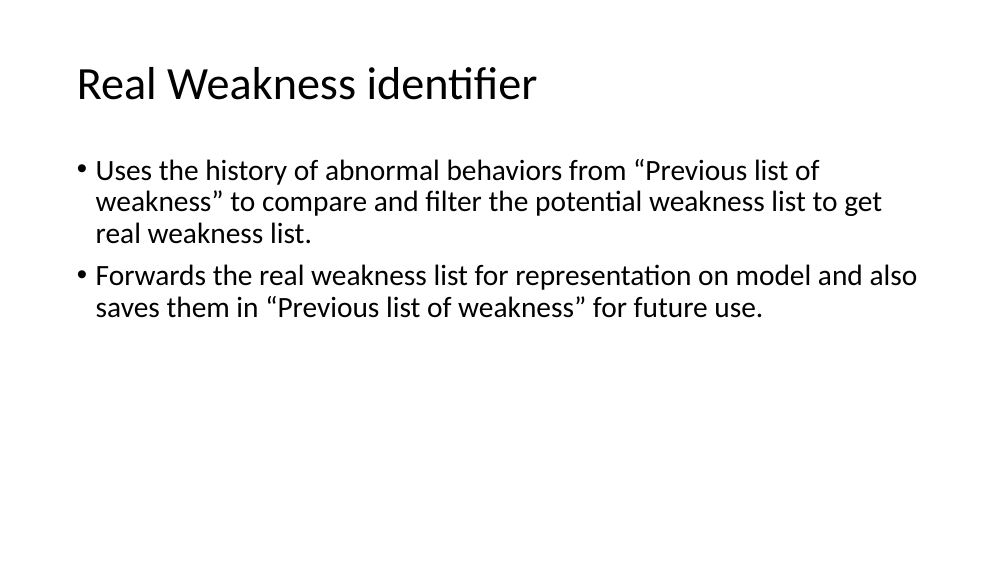
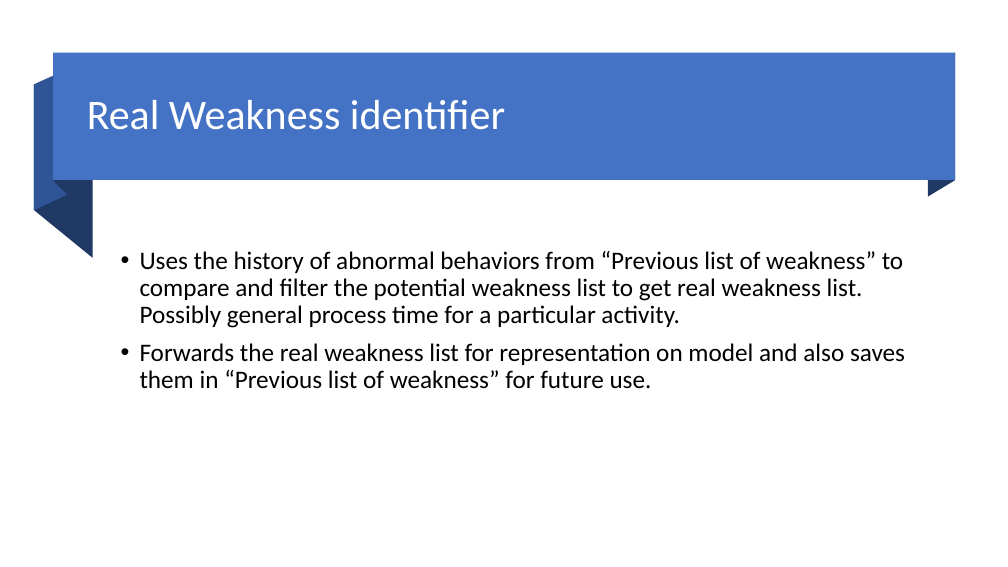
Before and after one commit to deepak-sateesh/processmining, a slide deck: slide 5 of Presentations/Presentation8.pptx. Drawn at 1008x567 pixels with LibreOffice and Linux fonts; fonts in the diff are those of the drawing. Boxes give left, top, right and bottom in pixels: in the first picture for what was removed or moved away, otherwise in the second. Text is boxed around its words. In the diff, an @@ line names an element or a change of style, - is before the commit and + after.

Commit message:
df added to 1 weakness

```diff
--- a/Presentations/Presentation8.pptx
+++ b/Presentations/Presentation8.pptx
@@ rectangle added at box(53, 53, 955, 181), fill #4472C4 @@
@@ freeform shape added at box(54, 53, 67, 194), fill #203864 @@
@@ freeform shape added at box(928, 53, 955, 197), fill #203864 @@
@@ freeform shape added at box(34, 85, 93, 258), fill #203864 @@
@@ freeform shape added at box(34, 70, 67, 211), fill #2F5597 @@
@@ title "Real Weakness identifier": place and size @@
-title "Real Weakness identifier" at box(77, 67, 538, 100)
+title "Real Weakness identifier" at box(87, 100, 505, 130)
@@ title "Real Weakness identifier" at box(87, 100, 505, 130): size 44 to 40 pt, text colour #000000 to #FFFFFF @@
@@ text "Uses the history of abnormal ...": place and size @@
-text "Uses the history of abnormal ..." at box(96, 159, 918, 318)
+text "Uses the history of abnormal ..." at box(140, 251, 905, 389)
@@ text "Uses the history of abnormal ..." at box(140, 251, 905, 389): vertical alignment top to middle @@
@@ text at box(140, 251, 903, 328): text changed; size 28 to 24 pt @@
-• Uses the history of abnormal behaviors from “Previous list of weakness” to compare and filter the potential weakness list to get real weakness list.
+• Uses the history of abnormal behaviors from “Previous list of weakness” to compare and filter the potential weakness list to get real weakness list. Possibly general process time for a particular activity.
@@ text at box(140, 343, 905, 389): size 28 to 24 pt in "Forwards the real weakness list for representation ..." @@
```
Also in this commit, not shown: 3 other slides changed, 1 slide added, 3 other files.
